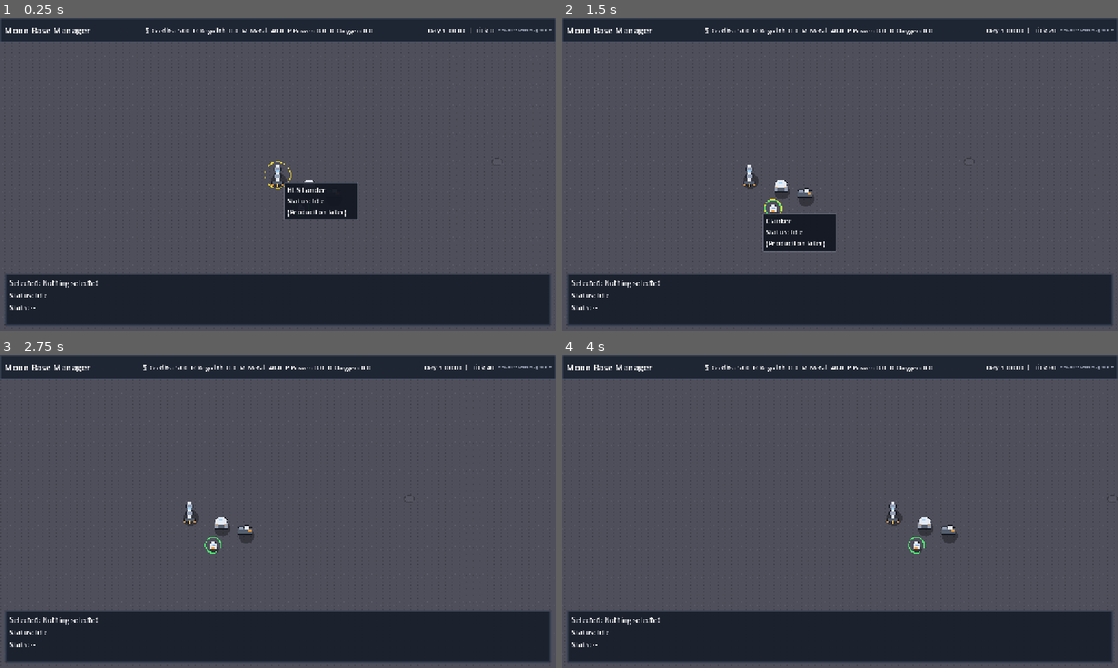
Above: before the commit, frames 1-4 (two rows, left to right).
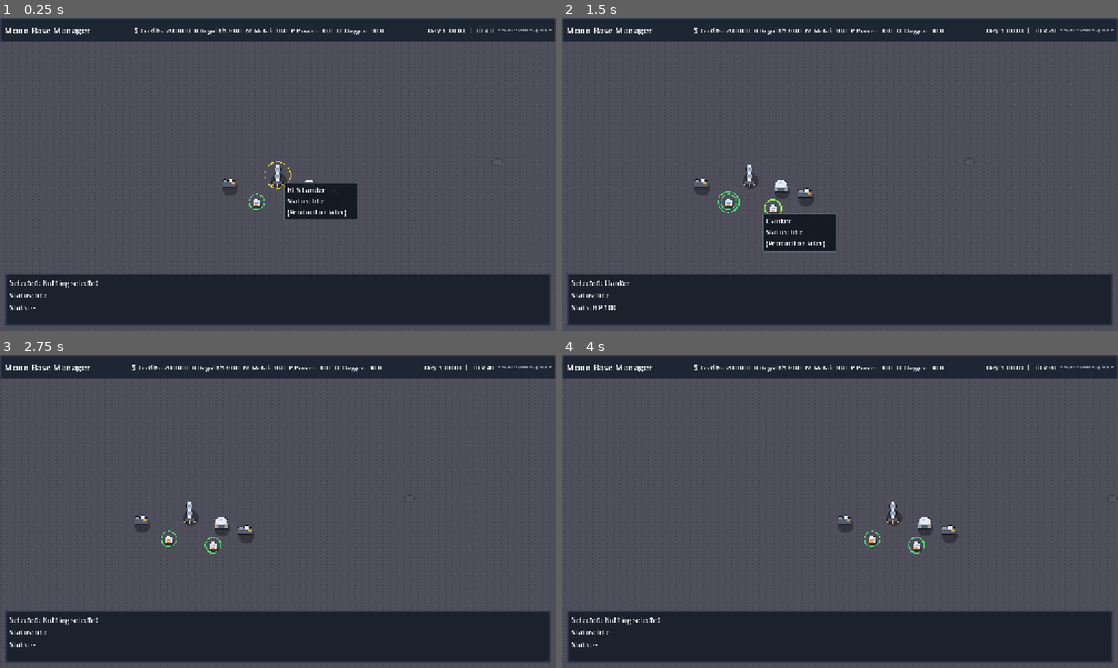
Above: after the commit, the same moments.

Repository: gitgrahamdunn/MoonIsState
Game: Godot game, scene res://scenes/game/Main.tscn
Same seed, same stepped clock (60 frames per second), same inputs: the game is played once before the commit and once after it.
Inputs (mouse positions are in pixels of both pictures, inside the frame that each line leads up to):
- Up to frame 1 (0.25 s): no input
- Up to frame 2 (1.5 s): tap A at 0.5, 1.25 s; move the mouse to (962, 158) at 0.52 s; hold Right (ui_right) 0.53-1.25 s; tap C at 0.6 s; click (962, 158) at 0.67 s; drag from (728, 190) to (812, 237) at 1.27 s
- Up to frame 3 (2.75 s): tap A at 2 s; move the mouse to (333, 442) at 2.02 s; hold Right (ui_right) from 2.03 s (still down); tap C at 2.1 s; click (333, 442) at 2.17 s
- Up to frame 4 (4 s): release Right (ui_right) at 2.75 s; tap A at 2.75, 3.5 s; drag from (812, 574) to (673, 464) at 2.77 s; move the mouse to (1006, 558) at 3.52 s; hold Left (ui_left) from 3.53 s (still down); tap C at 3.6 s; click (1006, 558) at 3.67 s

The runs differ from the first frame. In frame 1, 0.4% of the frame differs, in the area x 24-69%, y 3-62%; in frame 2, 0.6%, in the area x 5-69%, y 3-94%; in frame 3, 0.4%; in frame 4, 0.4%.

Commit message:
Add first landing start state and objectives panel

Diff:
--- /dev/null
+++ b/data/buildings/refinery.tres
@@ -0,0 +1,8 @@
+[gd_resource type="Resource" script_class="BuildingDef" load_steps=2 format=3]
+
+[ext_resource type="Script" path="res://scripts/core/building_def.gd" id="1_refinery"]
+
+[resource]
+script = ExtResource("1_refinery")
+id = &"refinery"
+display_name = "Refinery"
--- /dev/null
+++ b/data/buildings/regolith_collector.tres
@@ -0,0 +1,8 @@
+[gd_resource type="Resource" script_class="BuildingDef" load_steps=2 format=3]
+
+[ext_resource type="Script" path="res://scripts/core/building_def.gd" id="1_collector"]
+
+[resource]
+script = ExtResource("1_collector")
+id = &"regolith_collector"
+display_name = "Regolith Collector"
--- a/scenes/ui/HUD.tscn
+++ b/scenes/ui/HUD.tscn
@@ -227,13 +227,13 @@
 theme_override_styles/pressed = SubResource("StyleBoxFlat_button_pressed")
 text = "Solar Array"
 
-[node name="BuildRegolithExtractorButton" type="Button" parent="LeftBuildPanel/BuildVBox"]
-layout_mode = 2
-mouse_filter = 0
-theme_override_styles/normal = SubResource("StyleBoxFlat_button")
-theme_override_styles/hover = SubResource("StyleBoxFlat_button_hover")
-theme_override_styles/pressed = SubResource("StyleBoxFlat_button_pressed")
-text = "Regolith Extractor"
+[node name="BuildRegolithCollectorButton" type="Button" parent="LeftBuildPanel/BuildVBox"]
+layout_mode = 2
+mouse_filter = 0
+theme_override_styles/normal = SubResource("StyleBoxFlat_button")
+theme_override_styles/hover = SubResource("StyleBoxFlat_button_hover")
+theme_override_styles/pressed = SubResource("StyleBoxFlat_button_pressed")
+text = "Regolith Collector"
 
 [node name="BuildRefineryButton" type="Button" parent="LeftBuildPanel/BuildVBox"]
 layout_mode = 2
@@ -248,6 +248,41 @@
 autowrap_mode = 2
 modulate = Color(0.72, 0.75, 0.82, 1)
 text = "Click a building, then click placement location."
+
+
+[node name="ObjectivesPanel" type="PanelContainer" parent="."]
+layout_mode = 1
+anchors_preset = 1
+anchor_top = 0.0
+anchor_bottom = 0.0
+offset_left = 232.0
+offset_top = 64.0
+offset_right = 510.0
+offset_bottom = 260.0
+mouse_filter = 0
+theme_override_styles/panel = SubResource("StyleBoxFlat_panel")
+
+[node name="ObjectivesVBox" type="VBoxContainer" parent="ObjectivesPanel"]
+layout_mode = 2
+size_flags_horizontal = 3
+theme_override_constants/separation = 5
+
+[node name="ObjectivesHeader" type="Label" parent="ObjectivesPanel/ObjectivesVBox"]
+layout_mode = 2
+theme_override_font_sizes/font_size = 18
+text = "FIRST LANDING"
+
+[node name="SolarObjectiveCheck" type="CheckBox" parent="ObjectivesPanel/ObjectivesVBox"]
+layout_mode = 2
+text = "Place Solar Array"
+
+[node name="RegolithObjectiveCheck" type="CheckBox" parent="ObjectivesPanel/ObjectivesVBox"]
+layout_mode = 2
+text = "Place Regolith Collector"
+
+[node name="MetalObjectiveCheck" type="CheckBox" parent="ObjectivesPanel/ObjectivesVBox"]
+layout_mode = 2
+text = "Produce Metal (>= 50)"
 
 [node name="InfoPanel" type="PanelContainer" parent="."]
 layout_mode = 1
--- a/scripts/core/data_db.gd
+++ b/scripts/core/data_db.gd
@@ -28,6 +28,8 @@
 		"res://data/buildings/launchpad.tres",
 		"res://data/buildings/scrap_heap.tres",
 		"res://data/buildings/hls_lander.tres",
+		"res://data/buildings/regolith_collector.tres",
+		"res://data/buildings/refinery.tres",
 		"res://data/tech/improved_panels.tres",
 	]
 	for p: String in paths:
--- a/scripts/core/game.gd
+++ b/scripts/core/game.gd
@@ -11,18 +11,22 @@
 	Sim.reset()
 	current_match_id = "new_match"
 
-	Sim.set_resource(&"regolith", 0.0)
-	Sim.set_resource(&"metal", 40.0)
-	Sim.set_resource(&"power", 0.0)
-	Sim.set_resource(&"oxygen", 0.0)
+	Sim.set_resource(&"money", 2000.0)
+	Sim.set_resource(&"regolith", 80.0)
+	Sim.set_resource(&"metal", 30.0)
+	Sim.set_resource(&"power", 30.0)
+	Sim.set_resource(&"oxygen", 30.0)
 
 	var start_pos: Vector2 = Vector2(240.0, 180.0)
 	var lander_id: int = Sim.spawn_entity(&"hls_lander", start_pos, 1, &"building")
 	var command_dome_id: int = Sim.spawn_entity(&"command_dome", start_pos + Vector2(72.0, 24.0), 1, &"building")
-	var worker_id: int = Sim.spawn_entity(&"worker", start_pos + Vector2(54.0, 76.0), 1, &"unit")
-	Sim.spawn_entity(&"scrap_heap", start_pos + Vector2(128.0, 40.0), 1, &"building")
+	var clanker_a_id: int = Sim.spawn_entity(&"worker", start_pos + Vector2(54.0, 76.0), 1, &"unit")
+	var clanker_b_id: int = Sim.spawn_entity(&"worker", start_pos + Vector2(-48.0, 62.0), 1, &"unit")
+	var supply_crate_a_id: int = Sim.spawn_entity(&"scrap_heap", start_pos + Vector2(128.0, 40.0), 1, &"building")
+	var supply_crate_b_id: int = Sim.spawn_entity(&"scrap_heap", start_pos + Vector2(-112.0, 16.0), 1, &"building")
 	print("[Game] Sim.entities.size=", Sim.entities.size())
-	_verify_spawn_kinds(lander_id, command_dome_id, [worker_id])
+	_verify_spawn_kinds(lander_id, command_dome_id, [clanker_a_id, clanker_b_id], [supply_crate_a_id, supply_crate_b_id])
+	_log_start_state_smoke_check()
 
 func load_match(path: String) -> void:
 	push_warning("load_match is not implemented yet: %s" % path)
@@ -30,7 +34,7 @@
 func save_match(path: String) -> void:
 	push_warning("save_match is not implemented yet: %s" % path)
 
-func _verify_spawn_kinds(lander_id: int, command_dome_id: int, clanker_ids: Array[int]) -> void:
+func _verify_spawn_kinds(lander_id: int, command_dome_id: int, clanker_ids: Array[int], supply_ids: Array[int]) -> void:
 	var lander: Dictionary = Sim.get_entity(lander_id)
 	var lander_kind: StringName = lander.get("kind", &"") as StringName
 	var lander_def_id: StringName = lander.get("def_id", &"") as StringName
@@ -54,3 +58,28 @@
 			push_error("clanker must spawn as kind=unit")
 		if clanker_def_id != &"worker":
 			push_error("clanker must spawn with def_id=worker")
+
+	for supply_id: int in supply_ids:
+		var supply_entity: Dictionary = Sim.get_entity(supply_id)
+		var supply_kind: StringName = supply_entity.get("kind", &"") as StringName
+		var supply_def_id: StringName = supply_entity.get("def_id", &"") as StringName
+		if supply_kind != &"building":
+			push_error("starter supply crate must spawn as kind=building")
+		if supply_def_id != &"scrap_heap":
+			push_error("starter supply crate must spawn with def_id=scrap_heap")
+
+func _log_start_state_smoke_check() -> void:
+	print("=== FIRST LANDING START STATE SMOKE ===")
+	var has_solar_def: bool = DataDB.get_building_def(&"solar_array") != null
+	var has_collector_def: bool = DataDB.get_building_def(&"regolith_collector") != null
+	var has_refinery_def: bool = DataDB.get_building_def(&"refinery") != null
+	print("[Smoke] Building def solar_array loaded: ", has_solar_def)
+	print("[Smoke] Building def regolith_collector loaded: ", has_collector_def)
+	print("[Smoke] Building def refinery loaded: ", has_refinery_def)
+
+	var metal_amount: float = Sim.get_resource(&"metal")
+	print("[Smoke] Start resources money=", Sim.get_resource(&"money"), " regolith=", Sim.get_resource(&"regolith"), " metal=", metal_amount, " power=", Sim.get_resource(&"power"), " oxygen=", Sim.get_resource(&"oxygen"))
+	if not has_solar_def or not has_collector_def or not has_refinery_def:
+		push_error("[Smoke] Missing building defs required for FIRST LANDING objectives.")
+	if metal_amount >= 50.0:
+		push_warning("[Smoke] Metal objective starts complete (expected < 50 for pacing).")
--- a/scripts/core/main.gd
+++ b/scripts/core/main.gd
@@ -10,6 +10,7 @@
 @onready var hover_manager: Node = get_node_or_null("HoverManager")
 
 var _zoom_index: int = 0
+var _selected_builder_id: int = -1
 
 func _ready() -> void:
 	_apply_camera_zoom()
@@ -23,6 +24,8 @@
 		hud.call("set_build_stamp", BUILD_STAMP)
 	if hover_manager != null and hover_manager.has_method("set_context"):
 		hover_manager.call("set_context", self, hud)
+	if hud != null and hud.has_signal("build_button_clicked"):
+		hud.connect("build_button_clicked", Callable(self, "_on_hud_build_button_clicked"))
 
 func _process(delta: float) -> void:
 	var input_vec: Vector2 = Input.get_vector("ui_left", "ui_right", "ui_up", "ui_down")
@@ -73,6 +76,53 @@
 	print("Sim ticks per second: ", Sim.TICKS_PER_SECOND)
 	print("Initial entity count after match start: ", Sim.entities.size())
 
+func _on_hud_build_button_clicked(building_def_id: StringName) -> void:
+	var builder_id: int = _find_builder_id()
+	if builder_id <= 0:
+		push_warning("[Build] No worker available to build %s" % String(building_def_id))
+		return
+
+	var build_pos: Vector2 = _get_build_position_near_builder(builder_id)
+	CommandBus.enqueue({
+		"type": "build",
+		"builder_id": builder_id,
+		"building_def": building_def_id,
+		"pos": build_pos,
+	})
+	print("[Main] Enqueued build command def=", String(building_def_id), " builder=", builder_id, " pos=", build_pos)
+
+func _find_builder_id() -> int:
+	if selection_manager != null:
+		var selected_ids_variant: Variant = selection_manager.get("selected_entity_ids")
+		var selected_ids: Array = selected_ids_variant as Array
+		if selected_ids != null and selected_ids.size() > 0:
+			var candidate_id: int = int(selected_ids[0])
+			var selected_entity: Dictionary = Sim.get_entity(candidate_id)
+			var selected_kind: StringName = selected_entity.get("kind", &"") as StringName
+			if selected_kind == &"unit":
+				_selected_builder_id = candidate_id
+				return candidate_id
+
+	if _selected_builder_id > 0:
+		var selected_entity_cached: Dictionary = Sim.get_entity(_selected_builder_id)
+		var selected_kind_cached: StringName = selected_entity_cached.get("kind", &"") as StringName
+		if selected_kind_cached == &"unit":
+			return _selected_builder_id
+
+	for entity_id_variant: Variant in Sim.entities.keys():
+		var entity_id: int = int(entity_id_variant)
+		var entity: Dictionary = Sim.entities[entity_id] as Dictionary
+		var kind: StringName = entity.get("kind", &"") as StringName
+		if kind == &"unit":
+			_selected_builder_id = entity_id
+			return entity_id
+	return -1
+
+func _get_build_position_near_builder(builder_id: int) -> Vector2:
+	var builder: Dictionary = Sim.get_entity(builder_id)
+	var builder_pos: Vector2 = builder.get("pos", Vector2.ZERO) as Vector2
+	return builder_pos + Vector2(80.0, 0.0)
+
 func _unhandled_input(event: InputEvent) -> void:
 	if event is InputEventKey and event.is_pressed() and not event.is_echo():
 		var key_event: InputEventKey = event as InputEventKey
--- a/scripts/ui/hud.gd
+++ b/scripts/ui/hud.gd
@@ -21,11 +21,15 @@
 @onready var build_hls_button: Button = $LeftBuildPanel/BuildVBox/BuildHLSButton
 @onready var build_command_dome_button: Button = $LeftBuildPanel/BuildVBox/BuildCommandDomeButton
 @onready var build_solar_array_button: Button = $LeftBuildPanel/BuildVBox/BuildSolarArrayButton
-@onready var build_regolith_extractor_button: Button = $LeftBuildPanel/BuildVBox/BuildRegolithExtractorButton
+@onready var build_regolith_collector_button: Button = $LeftBuildPanel/BuildVBox/BuildRegolithCollectorButton
 @onready var build_refinery_button: Button = $LeftBuildPanel/BuildVBox/BuildRefineryButton
 
 @onready var tooltip_panel: PanelContainer = $HoverTooltip
 @onready var tooltip_label: Label = $HoverTooltip/TooltipLabel
+
+@onready var objective_solar_check: CheckBox = $ObjectivesPanel/ObjectivesVBox/SolarObjectiveCheck
+@onready var objective_regolith_check: CheckBox = $ObjectivesPanel/ObjectivesVBox/RegolithObjectiveCheck
+@onready var objective_metal_check: CheckBox = $ObjectivesPanel/ObjectivesVBox/MetalObjectiveCheck
 
 var _selected_entity_id: int = -1
 var _last_displayed_second: int = -1
@@ -38,24 +42,30 @@
 	tooltip_panel.visible = false
 	tooltip_panel.mouse_filter = Control.MOUSE_FILTER_IGNORE
 
+	objective_solar_check.mouse_filter = Control.MOUSE_FILTER_IGNORE
+	objective_regolith_check.mouse_filter = Control.MOUSE_FILTER_IGNORE
+	objective_metal_check.mouse_filter = Control.MOUSE_FILTER_IGNORE
+
 	_setup_build_button(build_hls_button, "Build HLS Lander\nLanding support and logistics hub")
 	_setup_build_button(build_command_dome_button, "Build Command Dome\nColony command and control center")
 	_setup_build_button(build_solar_array_button, "Build Solar Array\nProduces Power: +2/s")
-	_setup_build_button(build_regolith_extractor_button, "Build Regolith Extractor\nProduces Regolith: +2/s")
+	_setup_build_button(build_regolith_collector_button, "Build Regolith Collector\nProduces Regolith: +2/s")
 	_setup_build_button(build_refinery_button, "Build Refinery\nConverts Regolith into Metal")
 
 	build_hls_button.pressed.connect(func() -> void: _on_build_clicked(&"hls_lander"))
 	build_command_dome_button.pressed.connect(func() -> void: _on_build_clicked(&"command_dome"))
 	build_solar_array_button.pressed.connect(func() -> void: _on_build_clicked(&"solar_array"))
-	build_regolith_extractor_button.pressed.connect(func() -> void: _on_build_clicked(&"regolith_extractor"))
+	build_regolith_collector_button.pressed.connect(func() -> void: _on_build_clicked(&"regolith_collector"))
 	build_refinery_button.pressed.connect(func() -> void: _on_build_clicked(&"refinery"))
 
 	Sim.resources_changed.connect(_on_resources_changed)
 	Sim.tick_advanced.connect(_on_tick_advanced)
 	Sim.entity_updated.connect(_on_entity_updated)
+	Sim.entity_spawned.connect(_on_entity_spawned)
 
 	_on_resources_changed(Sim.resources)
 	_on_tick_advanced(Sim.tick_count)
+	_update_objectives()
 	_show_empty_selection()
 
 func set_build_stamp(build_stamp: String) -> void:
@@ -96,6 +106,7 @@
 	metal_label.text = "M Metal: %.1f" % float(new_resources.get(&"metal", 0.0))
 	power_label.text = "P Power: %.1f" % float(new_resources.get(&"power", 0.0))
 	oxygen_label.text = "O Oxygen: %.1f" % float(new_resources.get(&"oxygen", 0.0))
+	_update_objectives()
 
 func _on_tick_advanced(new_tick_count: int) -> void:
 	var seconds_total: int = int(floor(float(new_tick_count) / float(Sim.TICKS_PER_SECOND)))
@@ -111,9 +122,28 @@
 	time_label.text = "Day %d  %02d:%02d  |  Tick %d" % [day, hours, minutes, new_tick_count]
 
 func _on_entity_updated(entity_id: int) -> void:
-	if entity_id != _selected_entity_id:
-		return
-	set_selected_entity(_selected_entity_id)
+	if entity_id == _selected_entity_id:
+		set_selected_entity(_selected_entity_id)
+	_update_objectives()
+
+func _on_entity_spawned(_entity_id: int) -> void:
+	_update_objectives()
+
+func _update_objectives() -> void:
+	var has_solar_array: bool = false
+	var has_regolith_collector: bool = false
+	for entity_variant: Variant in Sim.entities.values():
+		var entity: Dictionary = entity_variant as Dictionary
+		var def_id: StringName = entity.get("def_id", &"") as StringName
+		if def_id == &"solar_array":
+			has_solar_array = true
+		elif def_id == &"regolith_collector":
+			has_regolith_collector = true
+
+	var metal_value: float = Sim.get_resource(&"metal")
+	objective_solar_check.button_pressed = has_solar_array
+	objective_regolith_check.button_pressed = has_regolith_collector
+	objective_metal_check.button_pressed = metal_value >= 50.0
 
 func _on_build_clicked(building_def_id: StringName) -> void:
 	print("[HUD] build clicked: %s" % String(building_def_id))
@@ -142,7 +172,7 @@
 	var def_id: StringName = entity.get("def_id", &"") as StringName
 	if def_id == &"solar_array":
 		return "Producing: +2 Power/s"
-	if def_id == &"regolith_extractor":
+	if def_id == &"regolith_collector":
 		return "Producing: +2 Regolith/s"
 	if def_id == &"refinery":
 		return "Refining regolith into metal"
